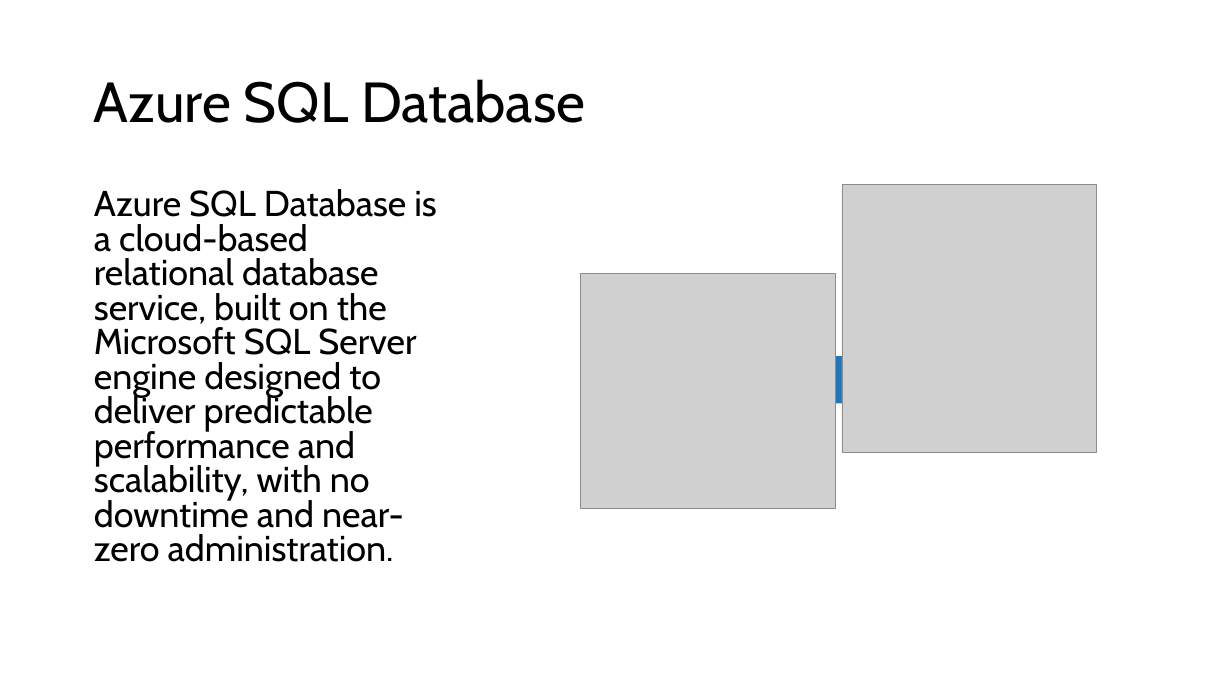
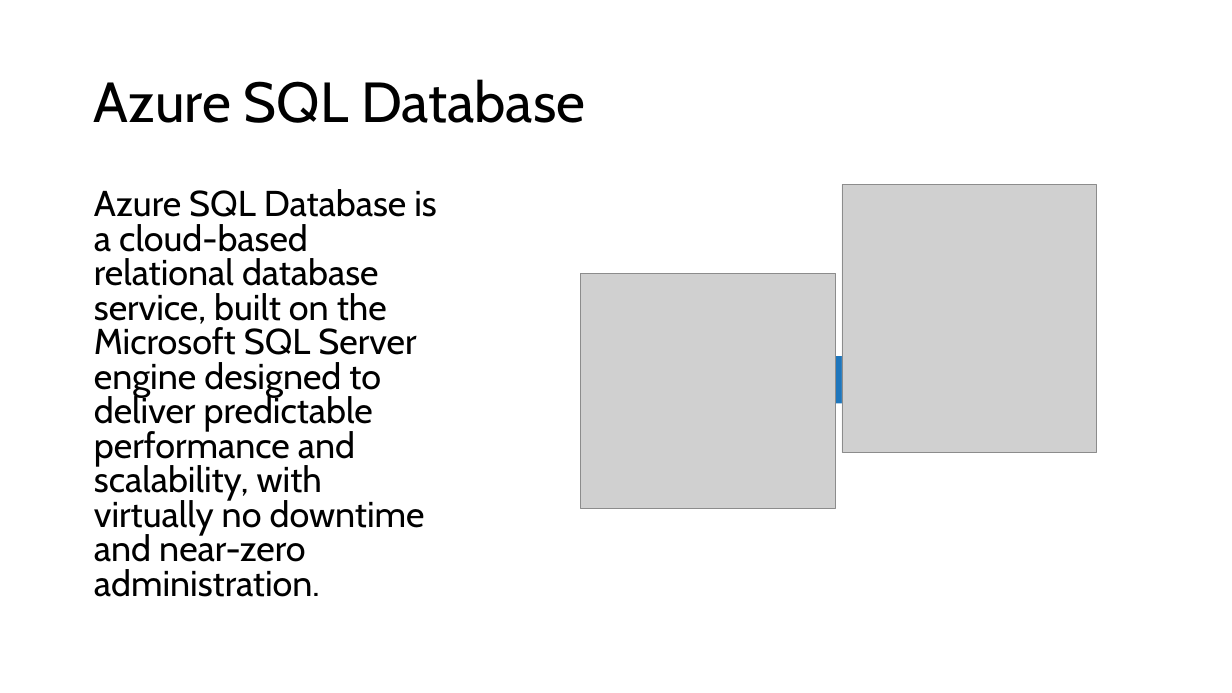
Before and after one commit to jorge2412/DataLake2, a slide deck: slide 2 of Data/Azure SQL Database/Session 1 - Introduction and Slides/Azure SQL Database.pptx. Drawn at 1232x693 pixels with LibreOffice and Linux fonts; fonts in the diff are those of the drawing; grey boxes stand for pictures. Boxes give left, top, right and bottom in pixels: in the first picture for what was removed or moved away, otherwise in the second. Text is boxed around its words. In the diff, an @@ line names an element or a change of style, - is before the commit and + after.

Commit message:
Finalized the SQL Database lab

```diff
--- a/Data/Azure SQL Database/Session 1 - Introduction and Slides/Azure SQL Database.pptx
+++ b/Data/Azure SQL Database/Session 1 - Introduction and Slides/Azure SQL Database.pptx
@@ text at [94,189,436,597]: text changed @@
-Azure SQL Database is a cloud-based relational database service, built on the Microsoft SQL Server engine designed to deliver predictable performance and scalability, with no downtime and near-zero administration.
+Azure SQL Database is a cloud-based relational database service, built on the Microsoft SQL Server engine designed to deliver predictable performance and scalability, with virtually no downtime and near-zero administration.
```
Also in this commit, not shown: 2 other slides changed, 51 other files.
